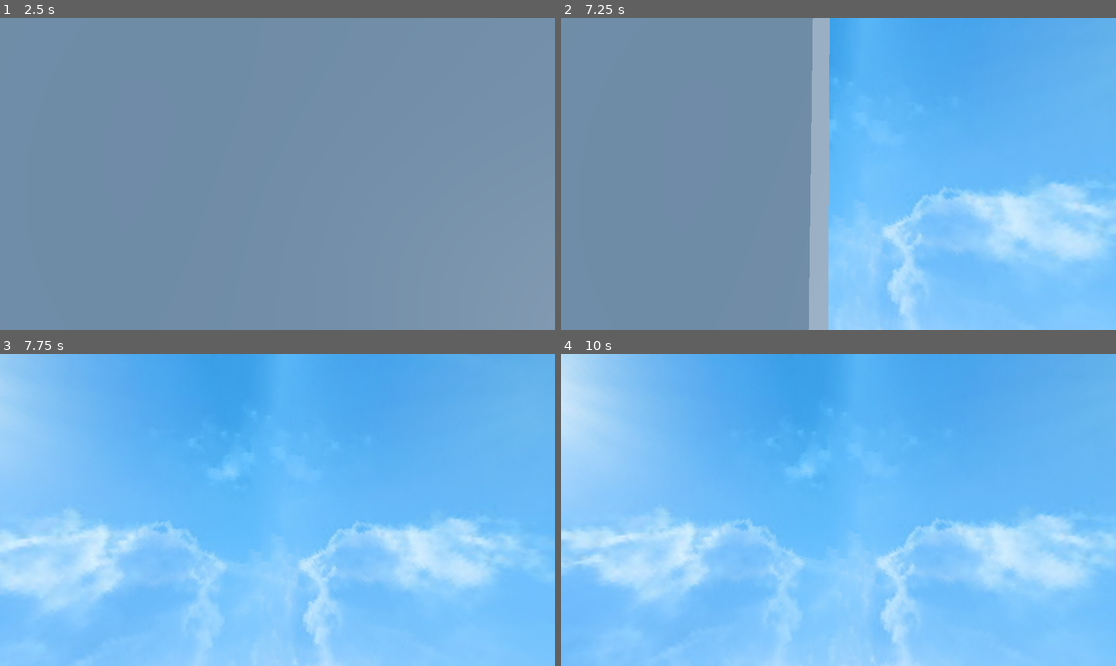
Above: before the commit, frames 1-4 (two rows, left to right).
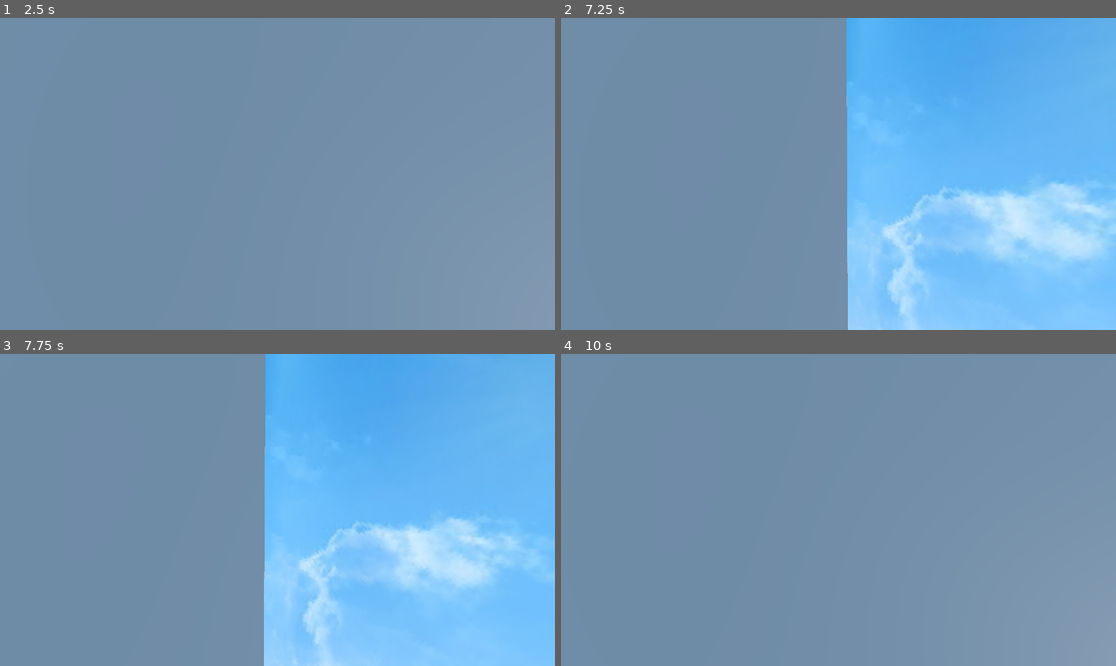
Above: after the commit, the same moments.

Repository: Fabian1803/Perifericos-Godot
Game: Godot game, scene res://UI_Menu/ui_menu.tscn
The game is run twice, just before and just after one commit, with the same random seed, the same clock (stepped at 60 frames per second) and the same inputs.
Inputs (mouse positions are in pixels of both pictures, inside the frame that each line leads up to):
- Up to frame 1 (2.5 s): click "Comenzar" at 0.5 s; tap Enter at 1.25 s; move the mouse to (305, 174) at 1.27 s; hold W (btn_adelante) from 1.28 s (still down); tap G (btn_ver, bound only after the commit) at 1.35, 2.1 s; tap Space (btn_salto) at 1.52, 2.27 s; move the mouse to (249, 174) at 2.02 s
- Up to frame 2 (7.25 s): tap Space (btn_salto) at 2.75, 3.77, 4.25, 4.52, 5.27, 5.75, 6.77 s; move the mouse to (849, 167) at 2.77 s; tap G (btn_ver, bound only after the commit) every 0.75 s from 2.85 to 6.6 s; tap Enter at 3.5, 5 s; move the mouse to (832, 180) at 3.52 s; move the mouse to (877, 177) at 4.27 s; move the mouse to (794, 170) at 5.02 s; move the mouse to (844, 174) at 5.77 s; move the mouse to (816, 167) at 6.52 s; release W (btn_adelante) at 6.53 s; hold D (btn_derecha) from 6.53 s (still down)
- Up to frame 3 (7.75 s): move the mouse to (305, 510) at 7.27 s; release D (btn_derecha) at 7.28 s; hold W (btn_adelante) from 7.28 s (still down); tap G (btn_ver, bound only after the commit) at 7.35 s; tap Space (btn_salto) at 7.52 s
- Up to frame 4 (10 s): move the mouse to (810, 510) at 8.02 s; tap G (btn_ver, bound only after the commit) at 8.1, 8.85, 9.6 s; tap Space (btn_salto) at 8.27, 9.77 s; move the mouse to (849, 503) at 8.77 s; move the mouse to (832, 516) at 9.52 s; release W (btn_adelante) at 9.53 s; hold A (btn_izquierda) from 9.53 s (still down)

Frame 1 is identical in both runs. In frame 2, 6.6% of the frame differs, in the area x 44-52%, y 0-100%; in frame 3, 48%; in frame 4, 100%, in the area x 0-100%, y 0-100%.

Commit message:
mesa en los tiles

Diff:
--- a/Floors/main_courtyard.tscn
+++ b/Floors/main_courtyard.tscn
@@ -1,9 +1,10 @@
-[gd_scene load_steps=5 format=3 uid="uid://c7o4e0tpcdaxt"]
+[gd_scene load_steps=6 format=3 uid="uid://c7o4e0tpcdaxt"]
 
 [ext_resource type="PackedScene" uid="uid://bpvm3xv48qwwu" path="res://TilesLibrary/tile_wall.tscn" id="1_trwto"]
 [ext_resource type="PackedScene" uid="uid://digy80q0j0pvy" path="res://TilesLibrary/tile_floor.tscn" id="2_dxax3"]
 [ext_resource type="PackedScene" uid="uid://cygul1jtulf8y" path="res://TilesLibrary/tile_door.tscn" id="3_5n534"]
 [ext_resource type="PackedScene" uid="uid://dwmnl2isojd27" path="res://Floors/Sky/sky.tscn" id="4_jkuky"]
+[ext_resource type="PackedScene" uid="uid://b73by641scqiw" path="res://TilesLibrary/tile_board.tscn" id="5_dhsek"]
 
 [node name="MainCourtyard" type="Node3D"]
 
@@ -17,3 +18,6 @@
 transform = Transform3D(1, 0, 0, 0, 1, 0, 0, 0, 1, 3.14166, 1.67284, 4.50159)
 
 [node name="Sky" parent="." instance=ExtResource("4_jkuky")]
+
+[node name="BoardBase" parent="." instance=ExtResource("5_dhsek")]
+transform = Transform3D(1, 0, 0, 0, 1, 0, 0, 0, 1, -0.644702, 0.112864, 2.55181)
--- a/Player/player.gd
+++ b/Player/player.gd
@@ -29,7 +29,7 @@
 	elif event is InputEventKey:
 		if event.pressed and event.keycode == KEY_ESCAPE:
 			toggle_raton()
-		elif event.pressed and event.keycode == KEY_G:
+		elif Input.is_action_just_pressed("btn_ver"):
 			detectar_objeto()
 
 func aplicar_gravedad(delta):
--- /dev/null
+++ b/TilesLibrary/tile_board.tscn
@@ -0,0 +1,18 @@
+[gd_scene load_steps=4 format=3 uid="uid://b73by641scqiw"]
+
+[ext_resource type="PackedScene" uid="uid://dla2u3llnjail" path="res://TilesLibrary/Models/mesa/scene.gltf" id="1_r2my6"]
+[ext_resource type="Script" uid="uid://ssfraqafvj7q" path="res://TilesLibrary/tile_base.gd" id="1_tba1t"]
+
+[sub_resource type="BoxShape3D" id="BoxShape3D_tba1t"]
+size = Vector3(1.08862, 1.0069, 1)
+
+[node name="BoardBase" type="StaticBody3D"]
+script = ExtResource("1_tba1t")
+descripcion = "estas viendo una mesa"
+
+[node name="Sketchfab_Scene" parent="." instance=ExtResource("1_r2my6")]
+transform = Transform3D(0.0051423, 0, 0.00612836, 0, 0.008, 0, -0.00612836, 0, 0.0051423, 0, 0, 0)
+
+[node name="CollisionShape3D" type="CollisionShape3D" parent="."]
+transform = Transform3D(1, 0, 0, 0, 1, 0, 0, 0, 1, -0.221802, 0.453944, 0)
+shape = SubResource("BoxShape3D_tba1t")
--- a/project.godot
+++ b/project.godot
@@ -28,30 +28,42 @@
 btn_izquierda={
 "deadzone": 0.2,
 "events": [Object(InputEventKey,"resource_local_to_scene":false,"resource_name":"","device":-1,"window_id":0,"alt_press …(191 unchanged characters)…
+, Object(InputEventJoypadMotion,"resource_local_to_scene":false,"resource_name":"","device":-1,"axis":0,"axis_value":1.0,"script":null)
 ]
 }
 btn_derecha={
 "deadzone": 0.2,
 "events": [Object(InputEventKey,"resource_local_to_scene":false,"resource_name":"","device":-1,"window_id":0,"alt_press …(192 unchanged characters)…
+, Object(InputEventJoypadMotion,"resource_local_to_scene":false,"resource_name":"","device":-1,"axis":0,"axis_value":1.0,"script":null)
 ]
 }
 btn_atras={
 "deadzone": 0.2,
 "events": [Object(InputEventKey,"resource_local_to_scene":false,"resource_name":"","device":-1,"window_id":0,"alt_press …(192 unchanged characters)…
+, Object(InputEventJoypadMotion,"resource_local_to_scene":false,"resource_name":"","device":-1,"axis":1,"axis_value":-1.0,"script":null)
 ]
 }
 btn_adelante={
 "deadzone": 0.2,
 "events": [Object(InputEventKey,"resource_local_to_scene":false,"resource_name":"","device":-1,"window_id":0,"alt_press …(192 unchanged characters)…
+, Object(InputEventJoypadMotion,"resource_local_to_scene":false,"resource_name":"","device":-1,"axis":1,"axis_value":-1.0,"script":null)
 ]
 }
 btn_salto={
 "deadzone": 0.2,
 "events": [Object(InputEventKey,"resource_local_to_scene":false,"resource_name":"","device":-1,"window_id":0,"alt_press …(191 unchanged characters)…
+, Object(InputEventJoypadButton,"resource_local_to_scene":false,"resource_name":"","device":-1,"button_index":0,"pressure":0.0,"pressed":true,"script":null)
 ]
 }
 btn_pausa={
 "deadzone": 0.2,
 "events": [Object(InputEventKey,"resource_local_to_scene":false,"resource_name":"","device":-1,"window_id":0,"alt_press …(195 unchanged characters)…
+, Object(InputEventJoypadButton,"resource_local_to_scene":false,"resource_name":"","device":-1,"button_index":6,"pressure":0.0,"pressed":true,"script":null)
 ]
 }
+btn_ver={
+"deadzone": 0.2,
+"events": [Object(InputEventKey,"resource_local_to_scene":false,"resource_name":"","device":-1,"window_id":0,"alt_pressed":false,"shift_pressed":false,"ctrl_pressed":false,"meta_pressed":false,"pressed":false,"keycode":0,"physical_keycode":71,"key_label":0,"unicode":103,"location":0,"echo":false,"script":null)
+, Object(InputEventJoypadButton,"resource_local_to_scene":false,"resource_name":"","device":-1,"button_index":2,"pressure":0.0,"pressed":true,"script":null)
+]
+}
Binary file added: TilesLibrary/Models/mesa/scene.bin
Not shown, added: TilesLibrary/Models/mesa/scene.gltf
Not shown, added: TilesLibrary/Models/mesa/scene.gltf.import
Binary file added: TilesLibrary/Models/mesa/textures/ChackerMat_baseColor.jpeg
Not shown, added: TilesLibrary/Models/mesa/textures/ChackerMat_baseColor.jpeg.import
Binary file added: TilesLibrary/Models/mesa/textures/ChackerMat_metallicRoughness.png
Not shown, added: TilesLibrary/Models/mesa/textures/ChackerMat_metallicRoughness.png.import
Binary file added: TilesLibrary/Models/mesa/textures/ChackerMat_normal.png
Not shown, added: TilesLibrary/Models/mesa/textures/ChackerMat_normal.png.import
